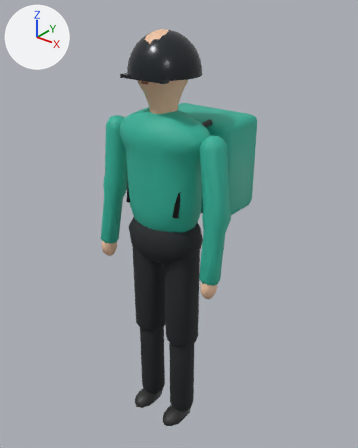
A saved change to the glTF model assets/models/fp-rider.gltf.
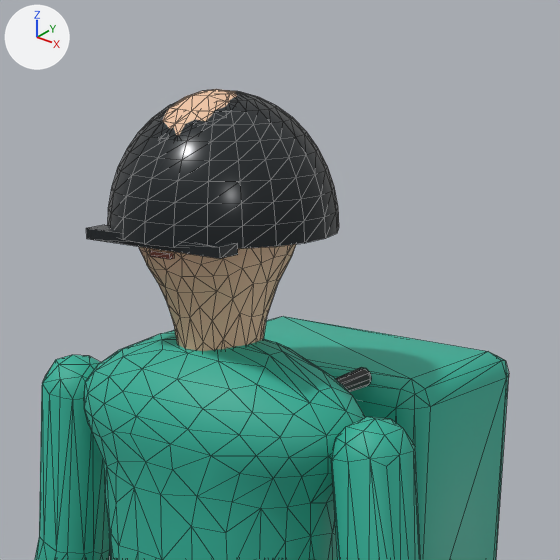
The first picture shows the older version from a 50 mm lens placed at (1.191, -1.397, 1.894), pointed at (-0.032, 0.131, 0.947). The close-ups show the older and then the newer version on the part from 26% to 76% of the width and 0% to 41% of the height of that picture. Only the edits that show in the close-ups are written down. Arrows for +X, +Y and +Z are at upper left; the lights stay in place. The close-ups show mesh edges as thin lines. Where no turn or scale is listed for an object, it has been applied to the vertices. Vertices at exactly the same position are counted once.

The first close-up shows 'model'.
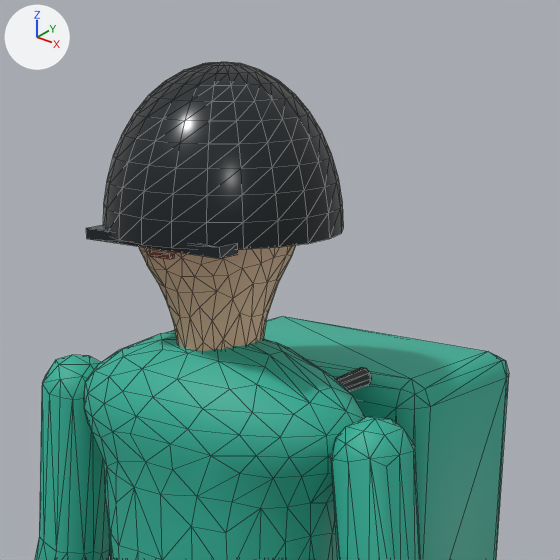
Location of each change, [x1, y1, x2, y2] in pixels of the close-ups (560 x 560 px; the box of a moved part takes in the faces that stretch with it):
'model', reshaped: before [35, 89, 509, 560]; after [35, 62, 509, 560]
part 1 of me_model, moved or reshaped: before [108, 91, 339, 249]; after [103, 62, 344, 249]

Patch to the scene script:
```diff
--- a/assets/models/fp-rider.gltf.py
+++ b/assets/models/fp-rider.gltf.py
@@ me_model @@
 # used by ob_model
-me_model.from_pydata(...)  # 1747 vertices, 3410 faces; spans x -0.316..0.314, y -0.132..0.374, z 0.792..1.752
+me_model.from_pydata(...)  # 1747 vertices, 3410 faces; spans x -0.316..0.314, y -0.132..0.374, z 0.792..1.78
+# me_model part 1: the loose piece of 221 vertices spanning x -0.134..0.134, y -0.125..0.145, z 1.6..1.75 is scaled about its middle by (1.04, 1.04, 1.2), then moved by (0.0, 0.0, 0.015)
 me_model.materials.append(mat_legs)
```
